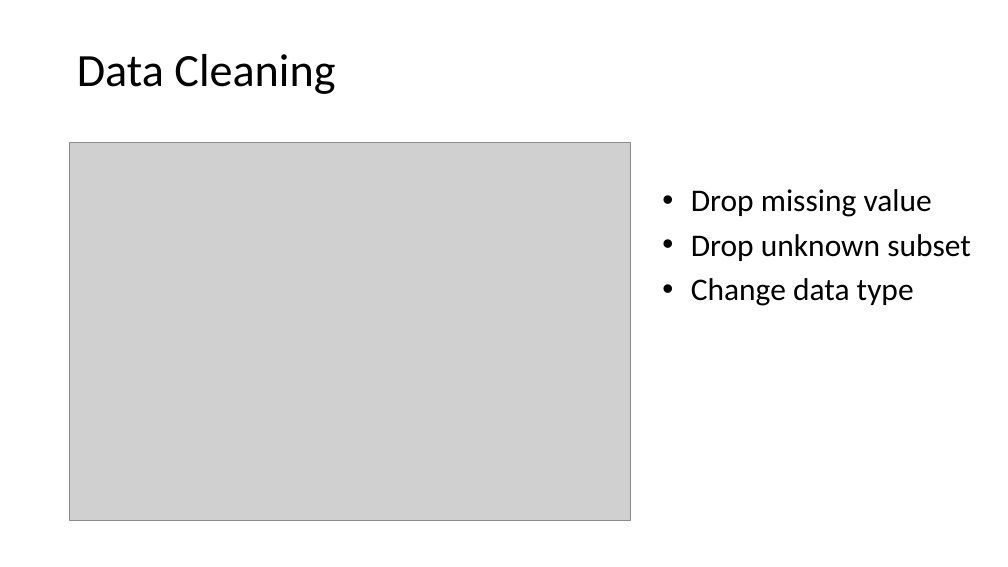
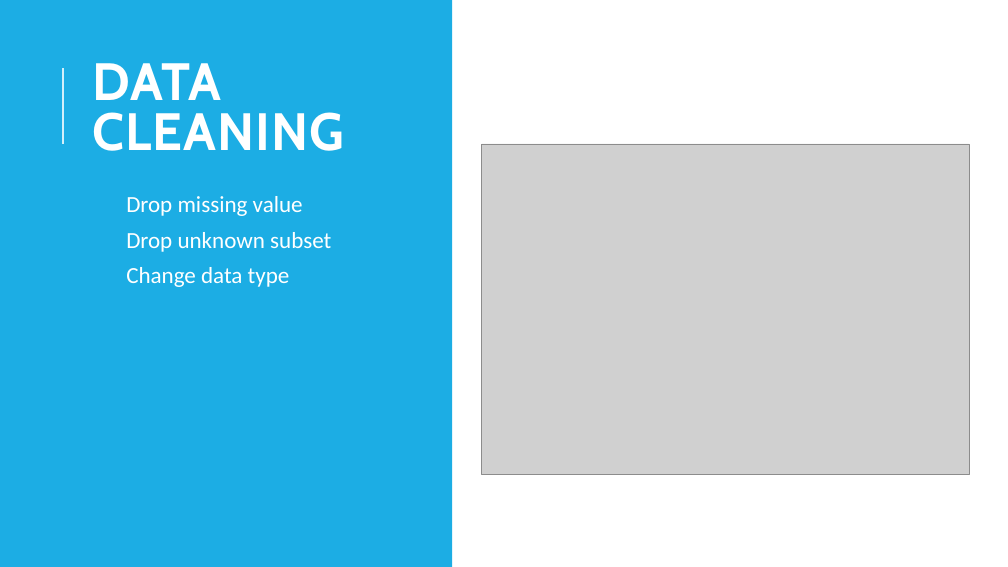
Before and after one commit to 96ian/py, a slide deck: slide 7 of gp/anime_recom.pptx. Drawn at 1008x567 pixels with LibreOffice and Linux fonts; fonts in the diff are those of the drawing; grey boxes stand for pictures. Boxes give left, top, right and bottom in pixels: in the first picture for what was removed or moved away, otherwise in the second. Text is boxed around its words. In the diff, an @@ line names an element or a change of style, - is before the commit and + after.

```diff
--- a/gp/anime_recom.pptx
+++ b/gp/anime_recom.pptx
@@ rectangle added at bbox=[0, 0, 452, 567], fill #1CADE4 @@
@@ line added from (63, 144) to (63, 68), #D2EFFA 1.5 pt @@
@@ text at bbox=[92, 63, 344, 151]: text changed; size 44 to 50 pt; font Calibri to Cabin; text colour #000000 to #FFFFFF; bold on @@
-Data Cleaning
+DATA CLEANING
@@ picture: place and size @@
-picture at bbox=[70, 143, 631, 521]
+picture at bbox=[482, 144, 969, 475]
@@ text "Drop missing value": place and size @@
-text "Drop missing value" at bbox=[691, 189, 971, 306]
+text "Drop missing value" at bbox=[126, 196, 331, 287]
@@ text "Drop missing value" at bbox=[126, 196, 331, 287]: size 30 to 22 pt, text colour #000000 to #FFFFFF; bullet • to  ; bullet colour #000000 to #1CADE4 @@
```
Also in this commit, not shown: 16 other slides changed, 7 slides added.
